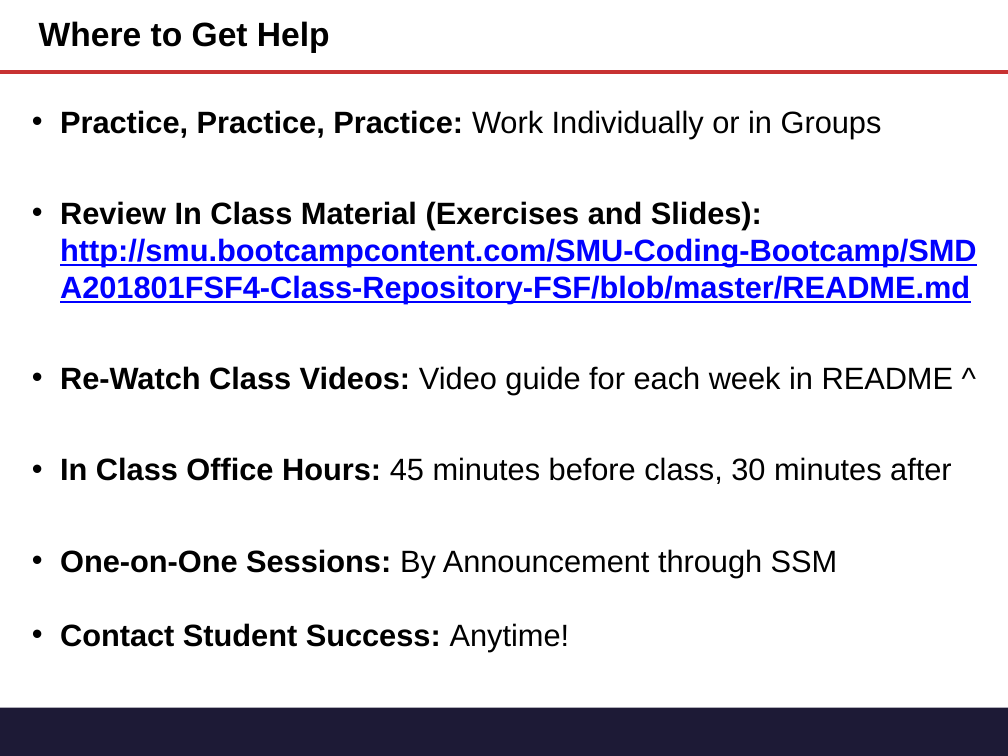
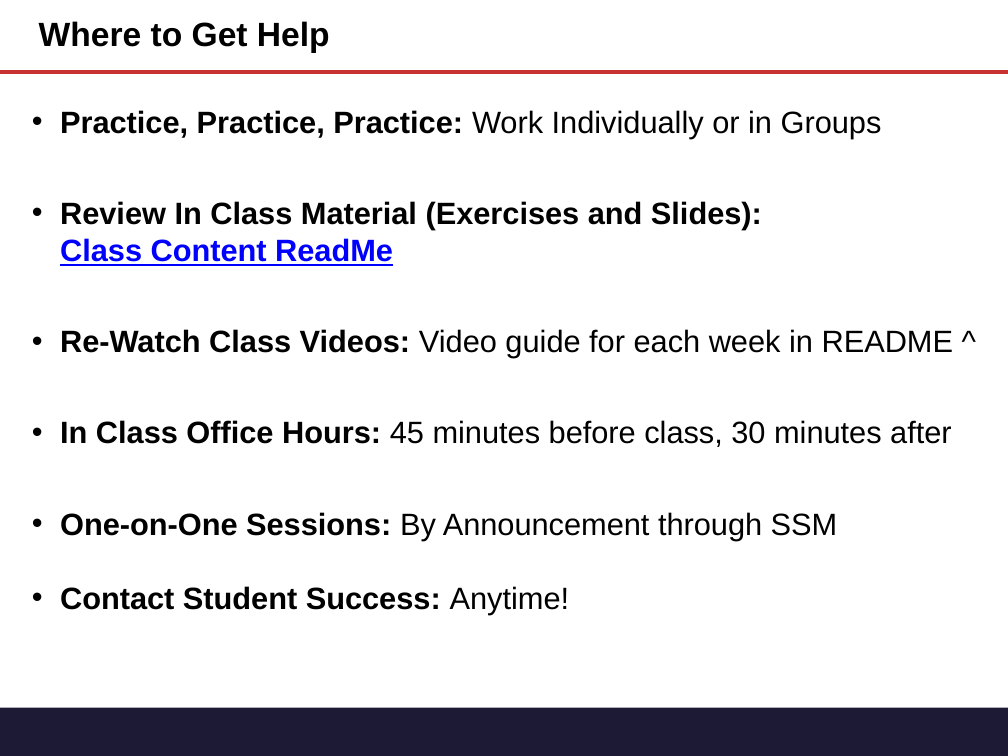
Before and after one commit to CourtneyDM/smu-class-repo, a slide deck: slide 4 of 02-lesson-plans/part-time/01-Week/02-Day/Slide-Shows/Gitn_Pro_HTML_CSS.pptx. Drawn at 1008x756 pixels with LibreOffice and Linux fonts; fonts in the diff are those of the drawing. Boxes give left, top, right and bottom in pixels: in the first picture for what was removed or moved away, otherwise in the second. Text is boxed around its words. In the diff, an @@ line names an element or a change of style, - is before the commit and + after.

```diff
--- a/02-lesson-plans/part-time/01-Week/02-Day/Slide-Shows/Gitn_Pro_HTML_CSS.pptx
+++ b/02-lesson-plans/part-time/01-Week/02-Day/Slide-Shows/Gitn_Pro_HTML_CSS.pptx
@@ text at [60,201,762,266]: text changed; text colour #0000FF to #000000 @@
-• Review In Class Material (Exercises and Slides):
-  http://smu.bootcampcontent.com/SMU-Coding-Bootcamp/SMDA201801FSF4-Class-Repository-FSF/blob/master/README.md
+• Review In Class Material (Exercises and Slides):
+  Class Content ReadMe
```
Also in this commit, not shown: 2 other slides changed, 1 other file.
